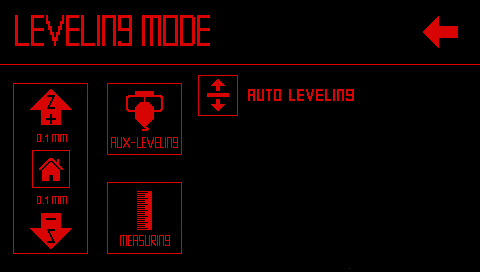
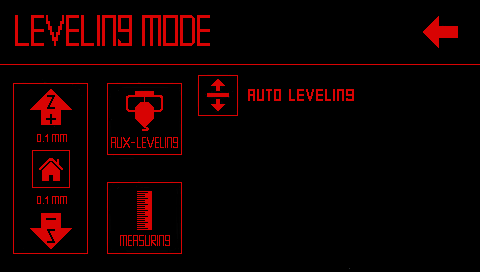
Revision of a layered 480×272 image; what changed, layer by layer:
painted on "64_E_BedLeveling.bmp" over [34, 15, 210, 46]
